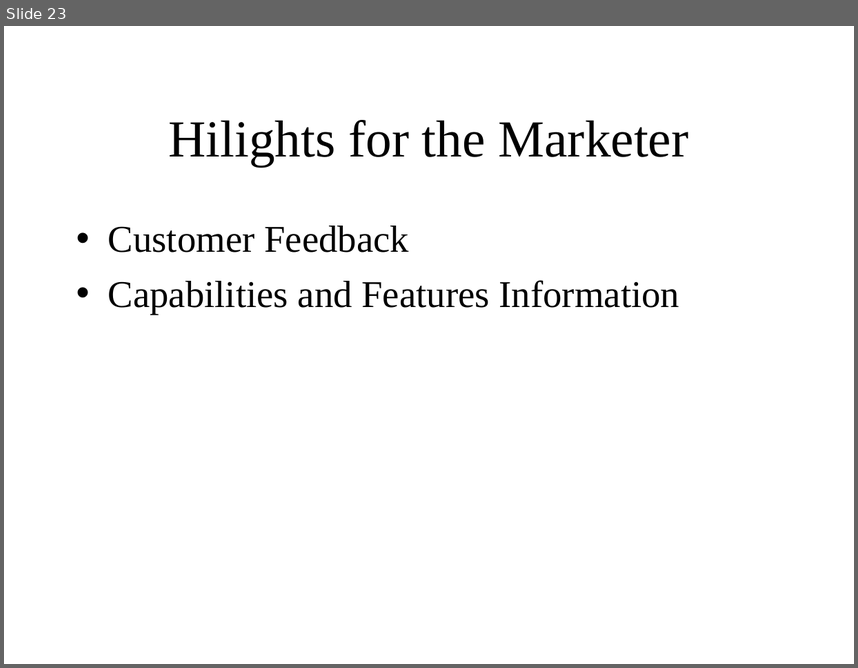
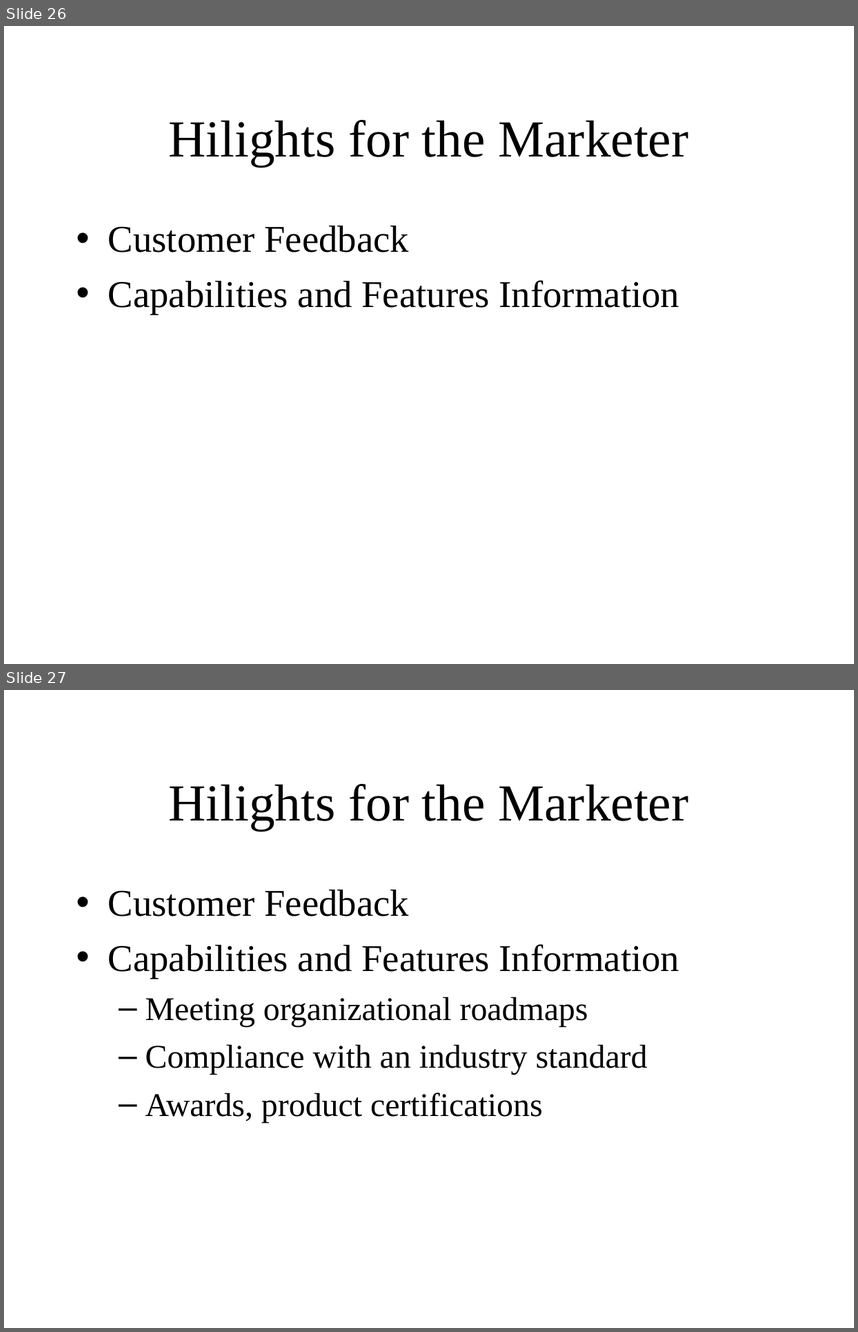
Before and after one commit to jamesmclellan/ProjectToolsTradeStudyPresentation, a slide deck: requirements-tool-study.ppt. Shown one above the other, each under a label of ours: slide 23 before the commit, slides 26 and 27 after it. The pictures are 858x668 and 858x1332 pixels, drawn with LibreOffice and Linux fonts; fonts in the diff are those of the drawing. Boxes give left, top, right and bottom in pixels: in the first picture for what was removed or moved away, otherwise in the second. Text is boxed around its words. In the diff, an @@ line names an element or a change of style, - is before the commit and + after.

```diff
--- a/requirements-tool-study.ppt
+++ b/requirements-tool-study.ppt
@@ slide 27 added at (4, 690, 854, 1328), background #FFFFFF @@
@@ title added at (168, 784, 689, 830), 44 pt, text #000000 @@
+Hilights for the Marketer
@@ text added at (108, 889, 680, 1123), 28 pt, text #000000 @@
+• Customer Feedback
+• Capabilities and Features Information
+  – Meeting organizational roadmaps
+  – Compliance with an industry standard
+  – Awards, product certifications
@@ what was slide 23 is now slide 26 @@
```
Also in this commit, not shown: 5 slides changed, 4 other slides added, 1 other file.
